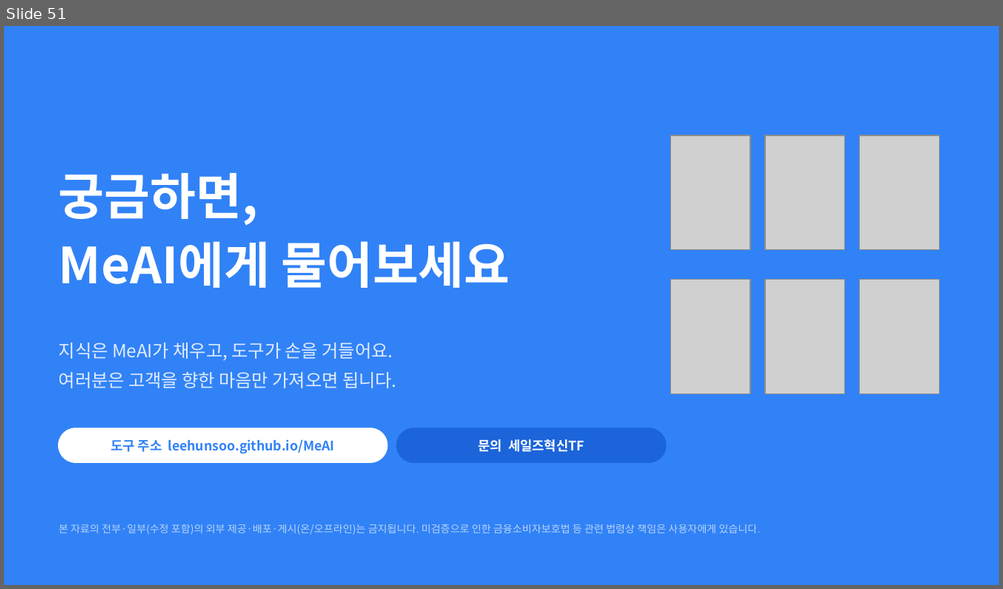
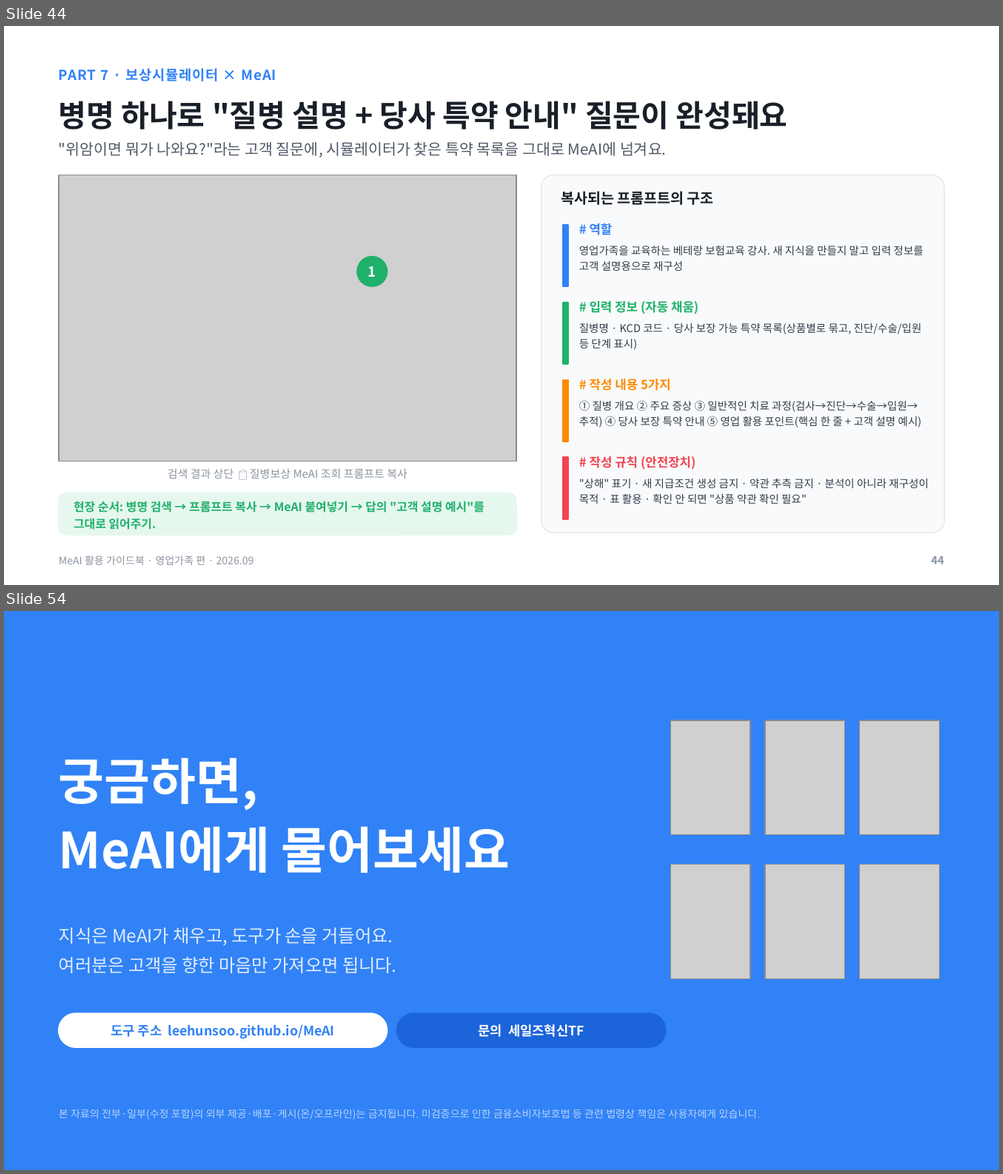
Before and after one commit to hunx11-sys/MeAI, a slide deck: docs/MeAI_활용가이드북_영업가족편_2026.09.pptx. Shown one above the other, each under a label of ours: slide 51 before the commit, slides 44 and 54 after it; the slides between them are not shown. The pictures are 1003x589 and 1003x1174 pixels, drawn with LibreOffice and Linux fonts; fonts in the diff are those of the drawing; grey boxes stand for pictures. Boxes give left, top, right and bottom in pixels: in the first picture for what was removed or moved away, otherwise in the second. Text is boxed around its words. In the diff, an @@ line names an element or a change of style, - is before the commit and + after.

```diff
--- a/docs/MeAI_활용가이드북_영업가족편_2026.09.pptx
+++ b/docs/MeAI_활용가이드북_영업가족편_2026.09.pptx
@@ slide 44 added at (4,26,999,585), background #FFFFFF @@
@@ text added at (59,68,277,82), 10 pt, text #3182F6, bold @@
+PART 7 · 보상시뮬레이터 × MeAI
@@ text added at (59,101,788,130), 22 pt, text #191F28, bold @@
+병명 하나로 "질병 설명 + 당사 특약 안내" 질문이 완성돼요
@@ text added at (59,142,666,158), 11 pt, text #4E5968 @@
+"위암이면 뭐가 나와요?"라는 고객 질문에, 시뮬레이터가 찾은 특약 목록을 그대로 MeAI에 넘겨요.
@@ picture added at (59,175,516,462) @@
@@ rounded rectangle added at (541,175,944,533), fill #F9FAFB, outline #E5E8EB 0.75 pt @@
@@ text added at (561,191,714,205), 10.5 pt, text #191F28, bold @@
+복사되는 프롬프트의 구조
@@ rectangle added at (563,225,568,286), fill #3182F6, outline #3182F6 1 pt @@
@@ text added at (589,224,612,235), 9 pt, text #3182F6, bold @@
+# 역할
@@ text added at (579,246,923,271), 7.8 pt, text #333D4B @@
+영업가족을 교육하는 베테랑 보험교육 강사. 새 지식을 만들지 말고 입력 정보를 고객 설명용으로 재구성
@@ ellipse added at (357,257,387,286), fill #1FB16A, outline #1FB16A 1 pt @@
@@ text added at (368,266,376,277), 10 pt, text #FFFFFF, bold @@
+1
@@ rectangle added at (563,303,568,364), fill #1FB16A, outline #1FB16A 1 pt @@
@@ text added at (589,301,698,314), 9 pt, text #1FB16A, bold @@
+# 입력 정보 (자동 채움)
@@ text added at (579,323,922,350), 7.8 pt, text #333D4B @@
+질병명 · KCD 코드 · 당사 보장 가능 특약 목록(상품별로 묶고, 진단/수술/입원 등 단계 표시)
@@ rectangle added at (563,380,568,442), fill #FF8A00, outline #FF8A00 1 pt @@
@@ text added at (589,379,671,391), 9 pt, text #FF8A00, bold @@
+# 작성 내용 5가지
@@ text added at (579,400,922,428), 7.8 pt, text #333D4B @@
+① 질병 개요 ② 주요 증상 ③ 일반적인 치료 과정(검사→진단→수술→입원→추적) ④ 당사 보장 특약 안내 ⑤ 영업 활용 포인트(핵심 한 줄 + 고객 설명 예시)
@@ text added at (168,469,407,479), 8 pt, text #8B95A1 @@
+검색 결과 상단 📋 질병보상 MeAI 조회 프롬프트 복사
@@ rectangle added at (563,457,568,520), fill #F04452, outline #F04452 1 pt @@
@@ text added at (589,457,696,469), 9 pt, text #F04452, bold @@
+# 작성 규칙 (안전장치)
@@ text added at (579,479,928,504), 7.8 pt, text #333D4B @@
+"상해" 표기 · 새 지급조건 생성 금지 · 약관 추측 금지 · 분석이 아니라 재구성이 목적 · 표 활용 · 확인 안 되면 "상품 약관 확인 필요"
@@ rounded rectangle added at (59,494,516,535), fill #E6F7EE, outline #E6F7EE 1 pt @@
@@ text added at (74,501,484,530), 8.5 pt, text #1FB16A, bold @@
+현장 순서: 병명 검색 → 프롬프트 복사 → MeAI 붙여넣기 → 답의 "고객 설명 예시"를 그대로 읽어주기.
@@ text added at (59,556,254,565), 7.5 pt, text #8B95A1 @@
+MeAI 활용 가이드북 · 영업가족 편 · 2026.09
@@ text added at (930,557,944,565), 8 pt, text #8B95A1, bold @@
+44
@@ what was slide 51 is now slide 54 @@
```
Also in this commit, not shown: 15 slides changed, 3 other slides added, 1 slide removed, 1 other file.
